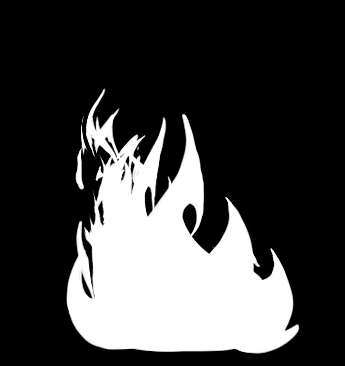
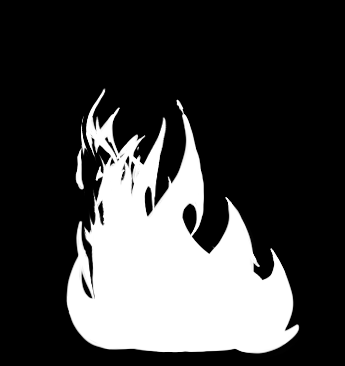
Layered file, before and after one edit (w=345, h=366). Changes by layer:
added layer "flame 2-1 복사 12" above "flame 2-1 복사 11" over (112, 99, 284, 353)
added layer "flame 2-1 복사 11" above "flame 2-1 복사 10" over (112, 114, 235, 353)
added layer "flame 2-1 복사 10" above "flame 2-1 복사 9" over (112, 107, 234, 353)
added layer "flame 2-1 복사 9" above "flame 2-1 복사 8" over (98, 90, 204, 351)
